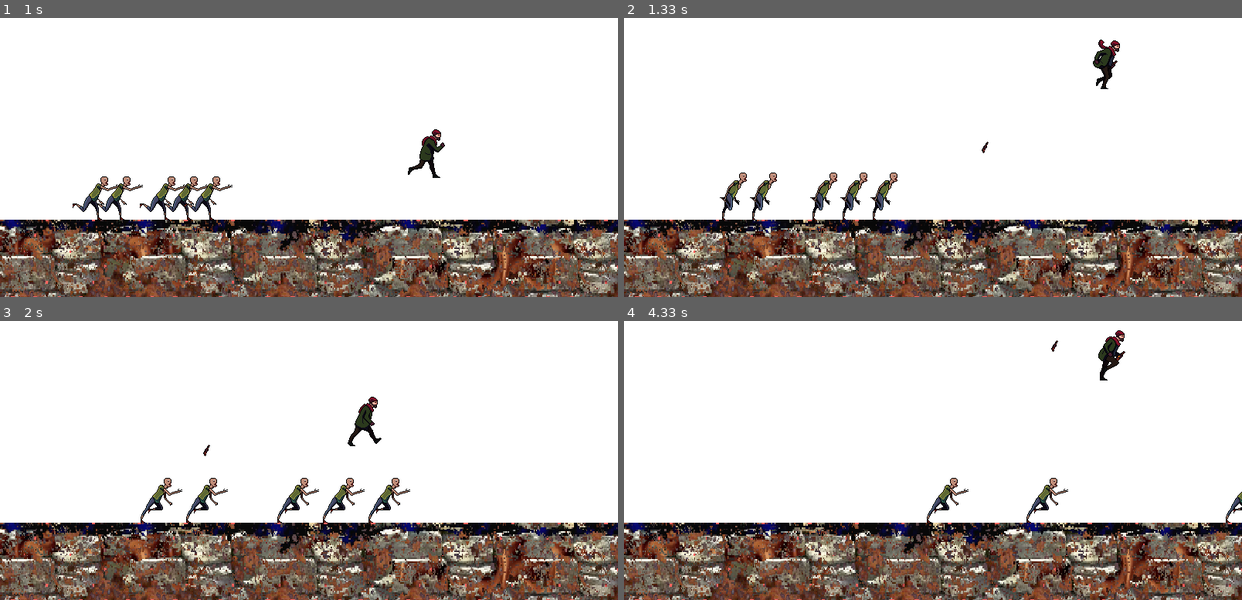
Above: before the commit, frames 1-4 (two rows, left to right).
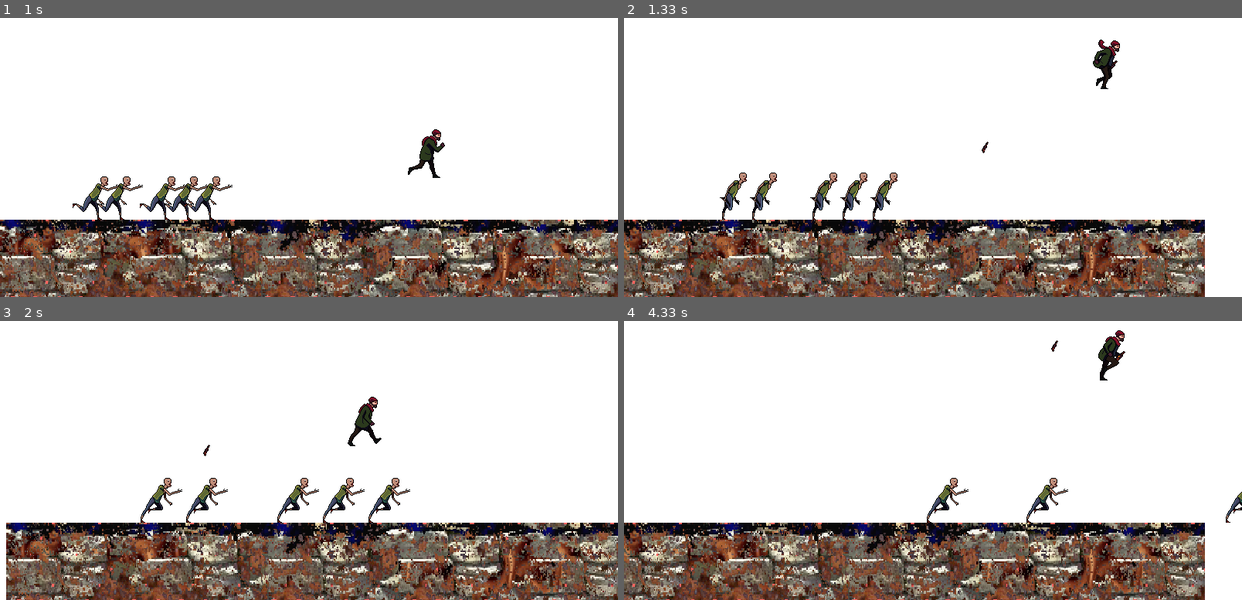
Above: after the commit, the same moments.

Repository: Correia1500/Pygame
Game: pygame game, started from game.py
Same seed, same stepped clock (60 frames per second), same inputs: the game is played once before the commit and once after it.
Inputs:
- Up to frame 1 (1 s): hold Right 0.33-0.8 s; hold Right from 0.83 s (still down); tap Space at 0.9 s; tap A at 0.98 s
- Up to frame 2 (1.33 s): tap Space at 1.2 s; release Right at 1.3 s
- Up to frame 3 (2 s): hold Left 1.33-1.87 s; tap Space at 1.4, 1.7, 1.97 s; hold Left from 1.9 s (still down)
- Up to frame 4 (4.33 s): tap Space at 2.27, 2.4, 2.7, 3.07, 3.37, 3.57, 3.87, 4.07 s; release Left at 2.3 s; hold Right 2.33-2.97 s; tap A at 2.48, 4.15 s; hold Left 3-3.47 s; hold Right 3.5-3.97 s; hold Right from 4 s (still down)

Frame 1 is identical in both runs. In frame 2, 23% of the frame differs, in the area x 0-100%, y 72-100%; in frame 3, 20%; in frame 4, 23%.

Commit message:
movimento da tela

Diff:
--- a/game.py
+++ b/game.py
@@ -66,6 +66,8 @@
 
 pygame.mixer.music.play(loops=-1) #inicia a musica de fundo
 
+background_x = 0
+
 while game:
     clock.tick(FPS)
 
@@ -95,14 +97,21 @@
             if event.key == pygame.K_RIGHT:
                 player.speedx -= 8
 
+    keys = pygame.key.get_pressed()
+    if keys[pygame.K_LEFT]:
+        player.speedx = -8
+    if keys[pygame.K_RIGHT]:
+        player.speedx = 8
     #atualiza estado do jogo
-
+    if player.rect.right >= WIDTH - 200:
+        background_x -= player.speedx
     #atualiza a posição do jogador
     all_sprites.update()
 
     #gera saidas
     window.fill((255, 255, 255)) #Preenche a tela com a cor branca
-    window.blit(plataform_img, (0, 500))
+    window.blit(plataform_img, (background_x, 500))
+    #window.blit(plataform_img, (0, 500))
     all_sprites.draw(window)  #Desenha o jogador na tela
 
     #atualiza a tela
